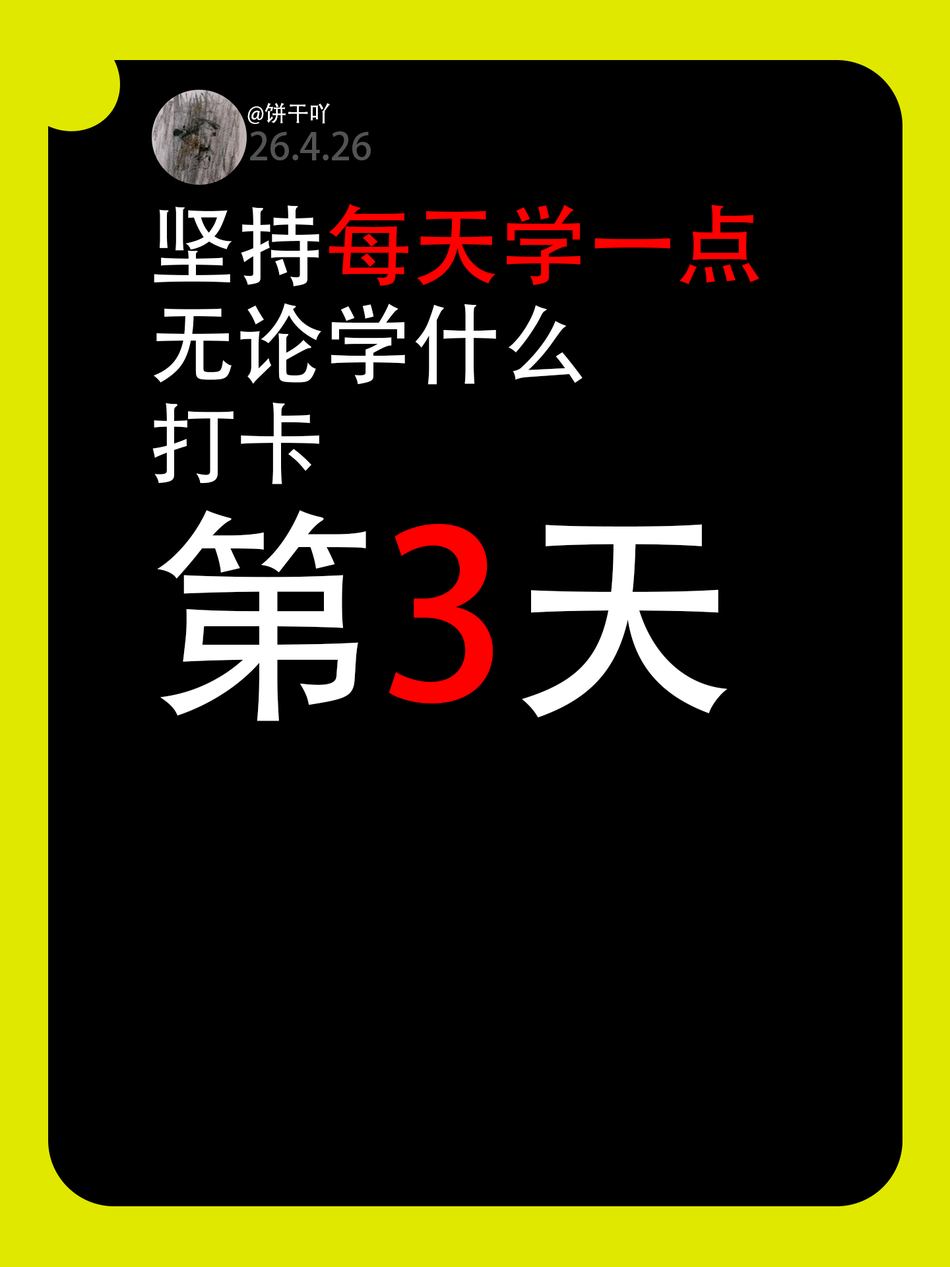
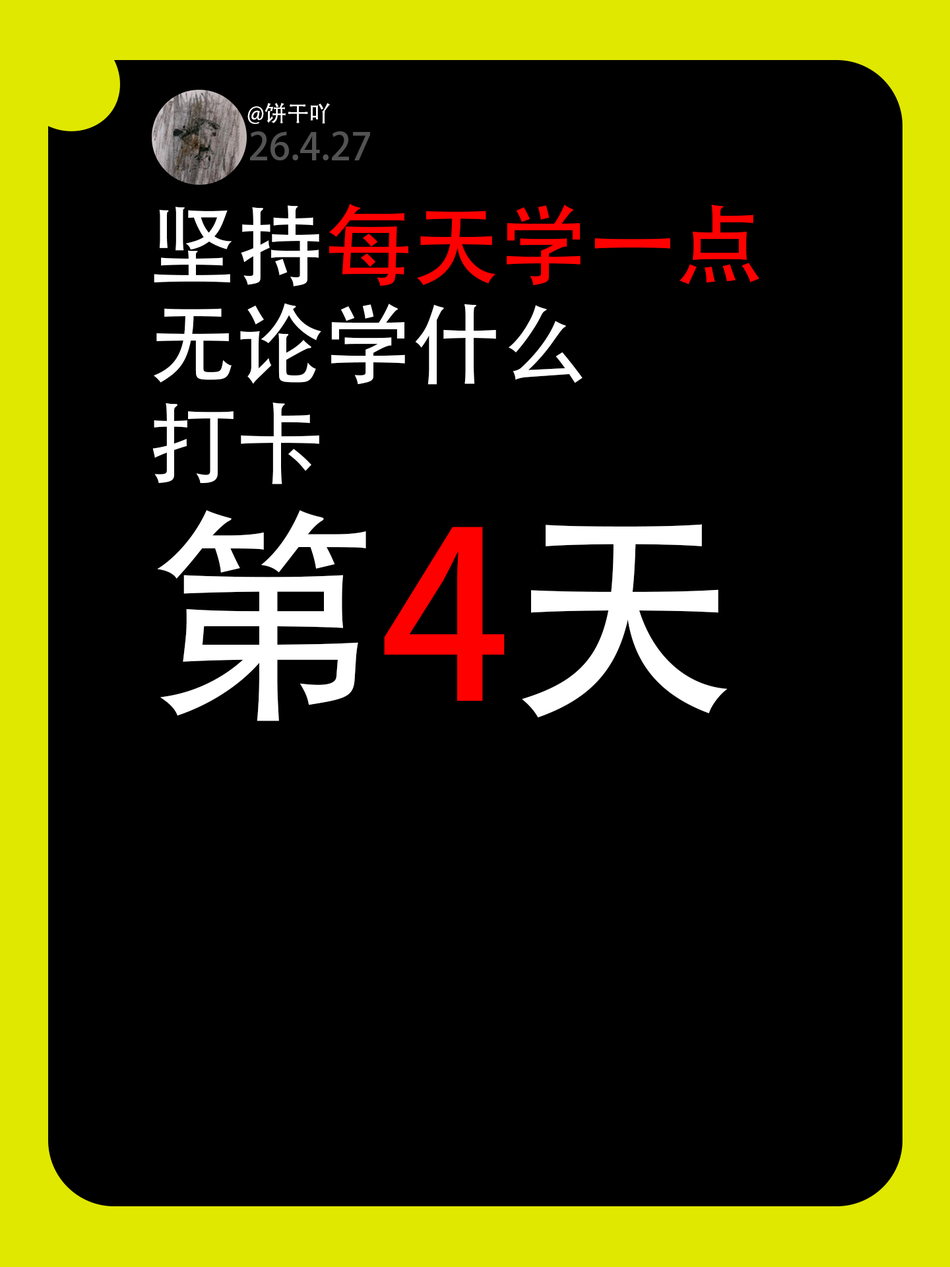
Layered file, before and after one edit (950px x 1267px). Changes by layer:
renamed "坚持每天学一点无论学什么 打卡 第3天" to "坚持每天学一点无论学什么 打卡 第4天", painted on it over [383, 523, 505, 704]
renamed "26.4.26" to "26.4.27", painted on it over [352, 131, 371, 161]
